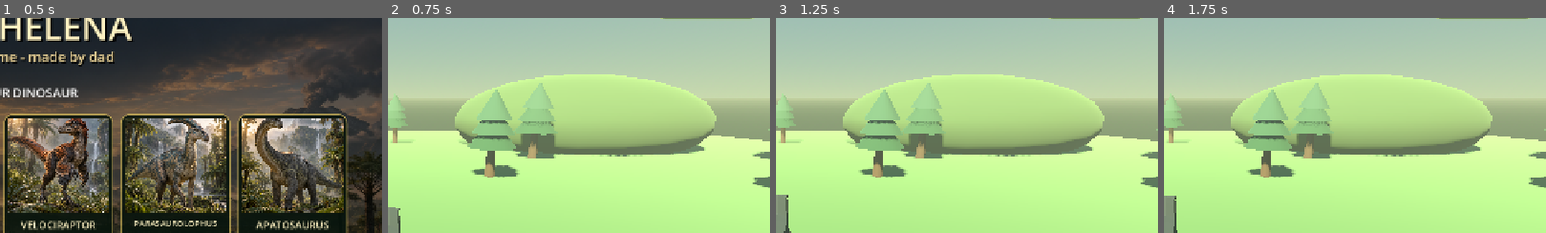
Above: before the commit, frames 1-4 (left to right).
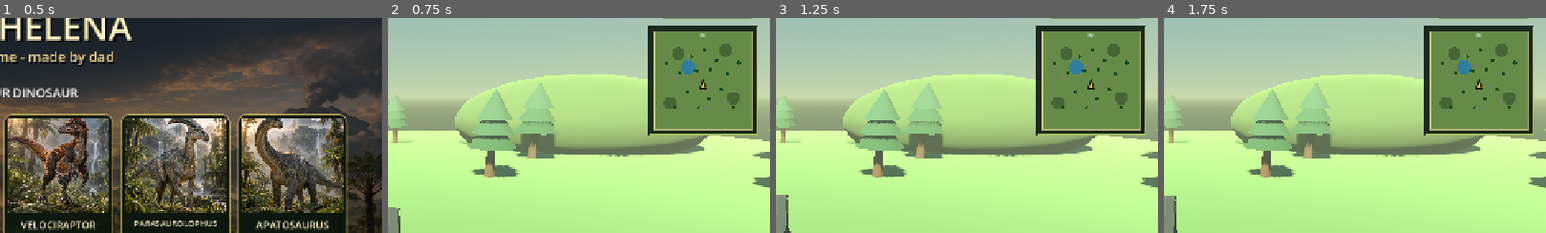
Above: after the commit, the same moments.

Repository: Studio-Level-6128/Dinos4Helena
Game: Godot game, scene res://scenes/main.tscn
Same seed, same stepped clock (60 frames per second), same inputs: the game is played once before the commit and once after it.
Inputs (mouse positions are % of the whole screen's width and height, from its top left):
- Up to frame 1 (0.5 s): no input
- Up to frame 2 (0.75 s): click (12, 42) at 0.52 s
- Up to frame 3 (1.25 s): no input
- Up to frame 4 (1.75 s): click "RUN" at 1.25 s
The pictures show only the part of the screen within x 50-100%, y 8-58%; the shares and areas given below are measured in that part.

Frame 1 is identical in both runs. In frame 2, 14% of the frame differs, in the area x 68-97%, y 3-55%; in frame 3, 14%; in frame 4, 14%.

Commit message:
minimap + collision

Diff:
--- a/scripts/main.gd
+++ b/scripts/main.gd
@@ -1,7 +1,9 @@
 extends Node3D
 
 const PLAYER_SCRIPT := preload("res://scripts/player_dino.gd")
+const MINIMAP_SCRIPT := preload("res://scripts/minimap.gd")
 const DINO_IDS := ["trex", "triceratops", "stegosaurus", "velociraptor", "parasaurolophus", "apatosaurus"]
+const MAP_HALF_SIZE := 55.0
 
 var player: CharacterBody3D
 var status_label: Label
@@ -271,6 +273,7 @@
 	ground_collision.shape = ground_shape
 	ground_collision.position.y = -0.5
 	ground.add_child(ground_collision)
+	_build_map_boundary()
 
 	_create_pond(Vector3(-17.0, 0.025, -15.0), Vector2(16.0, 11.0))
 	_create_hill(Vector3(-28.0, 2.2, -30.0), Vector3(13.0, 4.5, 11.0))
@@ -393,6 +396,16 @@
 	menu_button.add_theme_stylebox_override("pressed", _button_style(Color(0.48, 0.6, 0.24, 1.0), Color.WHITE))
 	menu_button.pressed.connect(_return_to_main_menu)
 	root.add_child(menu_button)
+
+	var minimap: Control = MINIMAP_SCRIPT.new()
+	minimap.name = "MiniMap"
+	minimap.set_anchors_preset(Control.PRESET_TOP_RIGHT)
+	minimap.position = Vector2(-204, 72)
+	minimap.size = Vector2(184, 184)
+	minimap.mouse_filter = Control.MOUSE_FILTER_IGNORE
+	minimap.clip_contents = true
+	root.add_child(minimap)
+	minimap.call("setup", player)
 
 
 func _add_action_button(parent: Control, caption: String, action: StringName, button_position: Vector2, button_size: Vector2) -> Button:
@@ -452,6 +465,12 @@
 
 
 func _create_hill(hill_position: Vector3, hill_scale: Vector3) -> void:
+	var hill_body := StaticBody3D.new()
+	hill_body.name = "HillObstacle"
+	hill_body.position = hill_position
+	hill_body.add_to_group("world_obstacle")
+	world_root.add_child(hill_body)
+
 	var hill := MeshInstance3D.new()
 	var mesh := SphereMesh.new()
 	mesh.radius = 1.0
@@ -459,17 +478,33 @@
 	mesh.radial_segments = 20
 	mesh.rings = 10
 	hill.mesh = mesh
-	hill.position = hill_position
 	hill.scale = hill_scale
 	hill.material_override = _material(Color("58763e"), 1.0)
-	world_root.add_child(hill)
+	hill_body.add_child(hill)
+
+	var collision := CollisionShape3D.new()
+	collision.shape = _ellipsoid_shape(hill_scale)
+	hill_body.add_child(collision)
 
 
 func _create_tree(tree_position: Vector3, tree_scale: float) -> void:
 	var tree := Node3D.new()
+	tree.name = "Tree"
 	tree.position = tree_position
 	tree.scale = Vector3.ONE * tree_scale
 	world_root.add_child(tree)
+
+	var tree_body := StaticBody3D.new()
+	tree_body.name = "TreeObstacle"
+	tree_body.add_to_group("world_obstacle")
+	tree.add_child(tree_body)
+	var tree_collision := CollisionShape3D.new()
+	var tree_shape := CylinderShape3D.new()
+	tree_shape.radius = 0.43
+	tree_shape.height = 3.8
+	tree_collision.shape = tree_shape
+	tree_collision.position.y = 1.9
+	tree_body.add_child(tree_collision)
 
 	var trunk := MeshInstance3D.new()
 	var trunk_mesh := CylinderMesh.new()
@@ -494,6 +529,13 @@
 
 
 func _create_rock(rock_position: Vector3, rock_scale: float) -> void:
+	var rock_body := StaticBody3D.new()
+	rock_body.name = "RockObstacle"
+	rock_body.position = rock_position + Vector3(0, 0.35 * rock_scale, 0)
+	rock_body.rotation_degrees.y = rock_position.x * 7.0
+	rock_body.add_to_group("world_obstacle")
+	world_root.add_child(rock_body)
+
 	var rock := MeshInstance3D.new()
 	var mesh := SphereMesh.new()
 	mesh.radius = 0.8
@@ -501,11 +543,55 @@
 	mesh.radial_segments = 10
 	mesh.rings = 6
 	rock.mesh = mesh
-	rock.position = rock_position + Vector3(0, 0.35 * rock_scale, 0)
-	rock.scale = Vector3(1.25, 0.65, 0.9) * rock_scale
-	rock.rotation_degrees.y = rock_position.x * 7.0
+	var rock_visual_scale := Vector3(1.25, 0.65, 0.9) * rock_scale
+	rock.scale = rock_visual_scale
 	rock.material_override = _material(Color("77796e"), 1.0)
-	world_root.add_child(rock)
+	rock_body.add_child(rock)
+
+	var collision := CollisionShape3D.new()
+	collision.shape = _ellipsoid_shape(Vector3(0.8 * rock_visual_scale.x, 0.6 * rock_visual_scale.y, 0.8 * rock_visual_scale.z))
+	rock_body.add_child(collision)
+
+
+func _build_map_boundary() -> void:
+	var boundary := StaticBody3D.new()
+	boundary.name = "MapBoundary"
+	world_root.add_child(boundary)
+	var wall_height := 20.0
+	var wall_thickness := 2.0
+	var wall_length := MAP_HALF_SIZE * 2.0 + wall_thickness * 2.0
+	_add_boundary_wall(boundary, Vector3(0, wall_height * 0.5, -MAP_HALF_SIZE - wall_thickness * 0.5), Vector3(wall_length, wall_height, wall_thickness))
+	_add_boundary_wall(boundary, Vector3(0, wall_height * 0.5, MAP_HALF_SIZE + wall_thickness * 0.5), Vector3(wall_length, wall_height, wall_thickness))
+	_add_boundary_wall(boundary, Vector3(-MAP_HALF_SIZE - wall_thickness * 0.5, wall_height * 0.5, 0), Vector3(wall_thickness, wall_height, wall_length))
+	_add_boundary_wall(boundary, Vector3(MAP_HALF_SIZE + wall_thickness * 0.5, wall_height * 0.5, 0), Vector3(wall_thickness, wall_height, wall_length))
+
+
+func _add_boundary_wall(parent: StaticBody3D, wall_position: Vector3, wall_size: Vector3) -> void:
+	var collision := CollisionShape3D.new()
+	var shape := BoxShape3D.new()
+	shape.size = wall_size
+	collision.shape = shape
+	collision.position = wall_position
+	parent.add_child(collision)
+
+
+func _ellipsoid_shape(radii: Vector3) -> ConvexPolygonShape3D:
+	var points := PackedVector3Array()
+	var rings := 8
+	var segments := 16
+	for ring_index in rings + 1:
+		var latitude := -PI * 0.5 + PI * float(ring_index) / float(rings)
+		var ring_radius := cos(latitude)
+		for segment_index in segments:
+			var longitude := TAU * float(segment_index) / float(segments)
+			points.append(Vector3(
+				cos(longitude) * ring_radius * radii.x,
+				sin(latitude) * radii.y,
+				sin(longitude) * ring_radius * radii.z
+			))
+	var shape := ConvexPolygonShape3D.new()
+	shape.points = points
+	return shape
 
 
 func _material(color: Color, roughness: float) -> StandardMaterial3D:
--- /dev/null
+++ b/scripts/minimap.gd
@@ -0,0 +1,71 @@
+extends Control
+
+const MAP_HALF_SIZE := 55.0
+const POND_POSITION := Vector2(-17.0, -15.0)
+const HILL_POSITIONS := [
+	Vector2(-28.0, -30.0), Vector2(25.0, -34.0),
+	Vector2(34.0, 20.0), Vector2(-37.0, 25.0)
+]
+const TREE_POSITIONS := [
+	Vector2(-8, -11), Vector2(8, -13), Vector2(15, -22), Vector2(-13, -27),
+	Vector2(-26, -9), Vector2(27, -8), Vector2(21, 10), Vector2(-18, 13),
+	Vector2(7, 20), Vector2(-31, 30), Vector2(34, 31), Vector2(40, -20),
+	Vector2(-41, -19), Vector2(1, -35), Vector2(-5, 31)
+]
+const ROCK_POSITIONS := [
+	Vector2(-4, -18), Vector2(12, 7), Vector2(-21, 4),
+	Vector2(25, 24), Vector2(-32, -4), Vector2(5, 30)
+]
+
+var player: Node3D
+
+
+func setup(target: Node3D) -> void:
+	player = target
+	queue_redraw()
+
+
+func _process(_delta: float) -> void:
+	if is_instance_valid(player):
+		queue_redraw()
+
+
+func _draw() -> void:
+	var bounds := Rect2(Vector2.ZERO, size)
+	draw_rect(bounds, Color(0.025, 0.075, 0.045, 0.88), true)
+	draw_rect(bounds.grow(-2.0), Color(0.72, 0.83, 0.42, 0.88), false, 2.0)
+	var play_area := Rect2(Vector2(10, 10), size - Vector2(20, 20))
+	draw_rect(play_area, Color("668b49"), true)
+	draw_rect(play_area, Color(0.9, 0.88, 0.58, 0.75), false, 1.5)
+
+	var pond_center := _world_to_map(POND_POSITION)
+	draw_circle(pond_center, 12.0, Color(0.16, 0.49, 0.66, 0.9))
+	for hill_position in HILL_POSITIONS:
+		draw_circle(_world_to_map(hill_position), 11.0, Color(0.27, 0.38, 0.2, 0.9))
+	for tree_position in TREE_POSITIONS:
+		draw_circle(_world_to_map(tree_position), 3.0, Color(0.08, 0.28, 0.12, 1.0))
+	for rock_position in ROCK_POSITIONS:
+		draw_circle(_world_to_map(rock_position), 2.5, Color(0.48, 0.49, 0.45, 1.0))
+
+	var font := ThemeDB.fallback_font
+	draw_string(font, Vector2(size.x * 0.5 - 5.0, 20.0), "N", HORIZONTAL_ALIGNMENT_LEFT, -1, 12, Color.WHITE)
+	if not is_instance_valid(player):
+		return
+	var marker := _world_to_map(Vector2(player.global_position.x, player.global_position.z))
+	var forward_3d := -player.global_transform.basis.z.normalized()
+	var direction := Vector2(forward_3d.x, forward_3d.z).normalized()
+	var side := Vector2(-direction.y, direction.x)
+	var arrow := PackedVector2Array([
+		marker + direction * 9.0,
+		marker - direction * 6.0 + side * 5.0,
+		marker - direction * 6.0 - side * 5.0
+	])
+	draw_colored_polygon(arrow, Color("ffcf4d"))
+	var outline := PackedVector2Array([arrow[0], arrow[1], arrow[2], arrow[0]])
+	draw_polyline(outline, Color(0.08, 0.06, 0.02, 0.95), 2.0, true)
+
+
+func _world_to_map(world_position: Vector2) -> Vector2:
+	var normalized := (world_position + Vector2.ONE * MAP_HALF_SIZE) / (MAP_HALF_SIZE * 2.0)
+	var inset := Vector2(10, 10)
+	return inset + normalized * (size - inset * 2.0)
--- a/tests/gameplay_smoke.gd
+++ b/tests/gameplay_smoke.gd
@@ -18,6 +18,15 @@
 	assert(player.audio_streams.size() == 7, "Velociraptor sound library did not load")
 	assert(world.get_node_or_null("PrehistoricWorld/PrehistoricJungle") != null, "Jungle ambience did not start")
 	assert(world.get_node_or_null("PrehistoricWorld/DistantDinosaurs") != null, "Distant dinosaur ambience did not start")
+	var boundary := world.get_node_or_null("PrehistoricWorld/MapBoundary")
+	assert(boundary != null and boundary.get_child_count() == 4, "Map boundary is incomplete")
+	var obstacles := world.get_tree().get_nodes_in_group("world_obstacle")
+	assert(obstacles.size() == 25, "Landscape obstacles are missing collision bodies")
+	for obstacle in obstacles:
+		assert(not obstacle.find_children("*", "CollisionShape3D", true, false).is_empty(), "An obstacle has no collision shape")
+	var minimap: Control = world.game_hud.find_child("MiniMap", true, false) as Control
+	assert(minimap != null and minimap.get("player") == player, "Minimap is not tracking the player")
+	assert(minimap.call("_world_to_map", Vector2.ZERO).is_equal_approx(minimap.size * 0.5), "Minimap world coordinates are misaligned")
 	var initial_z := player.position.z
 	player.set_mobile_action("move_forward", true)
 	player.set_mobile_action("run", true)
@@ -65,7 +74,31 @@
 	assert(player.health == health_before_hit - 12, "Damage did not reduce dinosaur health")
 	assert(player.vocal_audio.playing, "Hurt sound did not play")
 
-	print("Gameplay smoke test passed: movement, actions, health, species audio, and ambience")
+	player.attack_time = 0.0
+	player.scream_time = 0.0
+	player.global_position = Vector3(0.0, 0.1, -52.0)
+	player.rotation.y = 0.0
+	player.velocity = Vector3.ZERO
+	await physics_frame
+	player.set_mobile_action("move_forward", true)
+	player.set_mobile_action("run", true)
+	for frame in 90:
+		await physics_frame
+	player.set_mobile_action("move_forward", false)
+	player.set_mobile_action("run", false)
+	assert(player.global_position.z > -54.5, "Dinosaur escaped through the north map boundary")
+
+	player.global_position = Vector3(-8.0, 0.1, -7.0)
+	player.rotation.y = 0.0
+	player.velocity = Vector3.ZERO
+	await physics_frame
+	player.set_mobile_action("move_forward", true)
+	for frame in 90:
+		await physics_frame
+	player.set_mobile_action("move_forward", false)
+	assert(player.global_position.z > -10.6, "Dinosaur walked through a tree")
+
+	print("Gameplay smoke test passed: movement, actions, audio, collisions, boundary, and minimap")
 	world.queue_free()
 	await process_frame
 	quit()
Not shown, added: scripts/minimap.gd.uid
